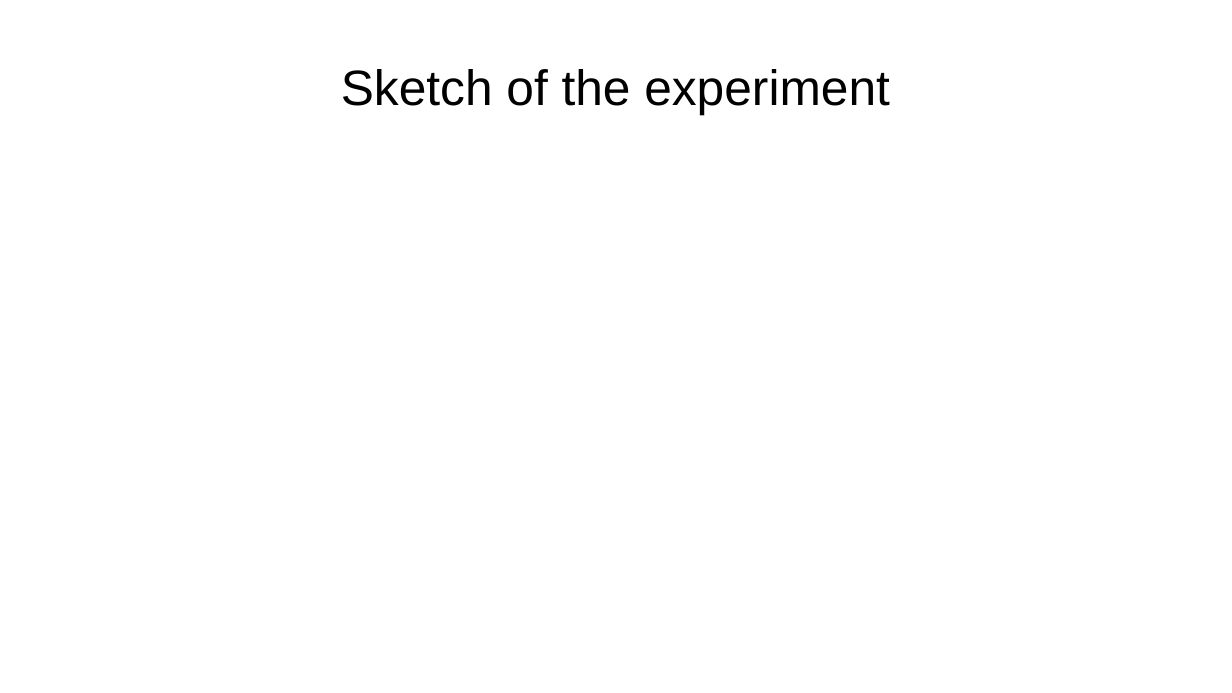
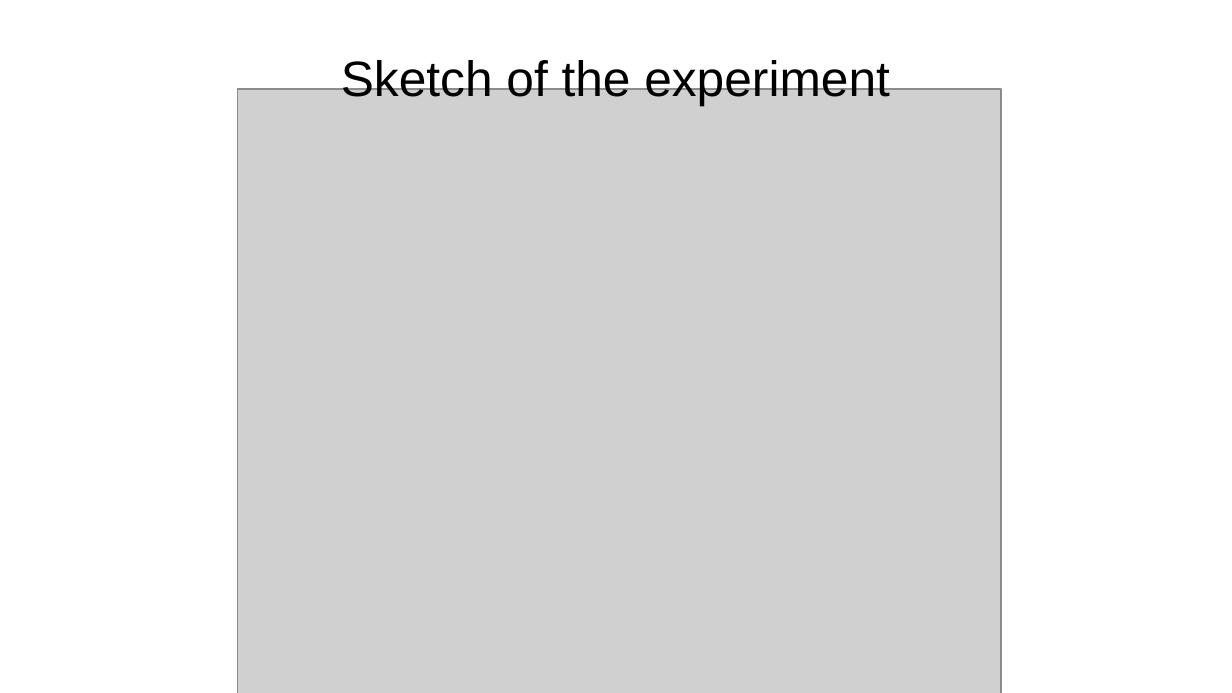
Before and after one commit to ManuelRatz/ratzVKI, a slide deck: slide 1 of Slides/equation_derivation.odp (slide 2 before the commit). Drawn at 1232x693 pixels with LibreOffice and Linux fonts; fonts in the diff are those of the drawing; grey boxes stand for pictures. Boxes give left, top, right and bottom in pixels: in the first picture for what was removed or moved away, otherwise in the second. Text is boxed around its words. In the diff, an @@ line names an element or a change of style, - is before the commit and + after.

```diff
--- a/Slides/equation_derivation.odp
+++ b/Slides/equation_derivation.odp
@@ title "Sketch of the experiment" rewrapped from <box>341,69,890,114</box> to <box>341,56,890,105</box> @@
@@ picture added at <box>238,89,1002,693</box> @@
```
Also in this commit, not shown: 4 other slides changed, 3 slides added, 2 slides removed, 4 other files.
